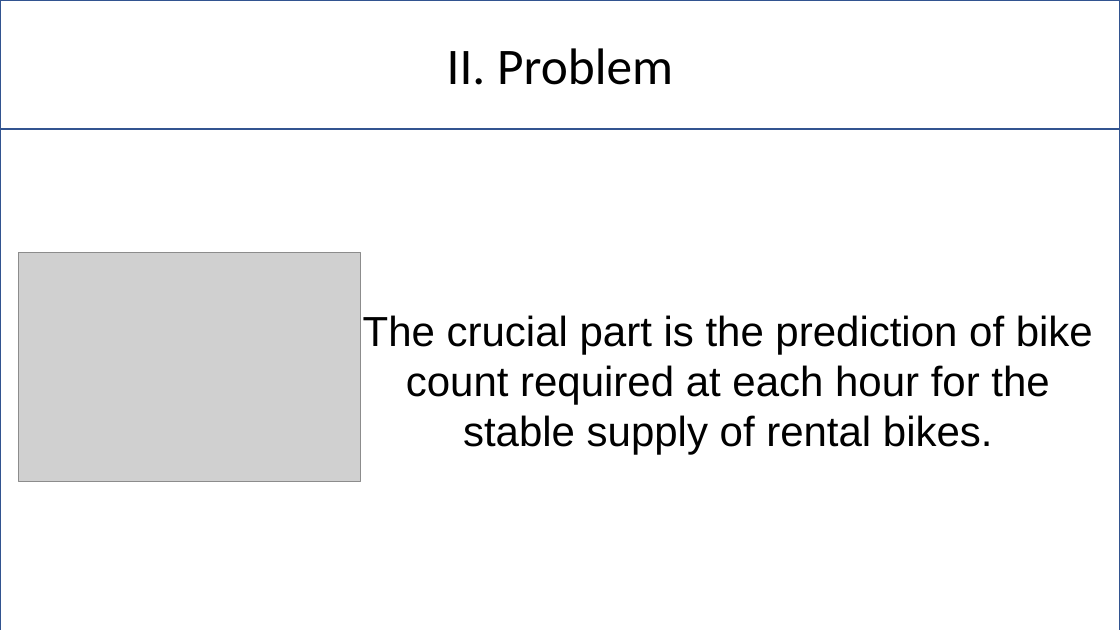
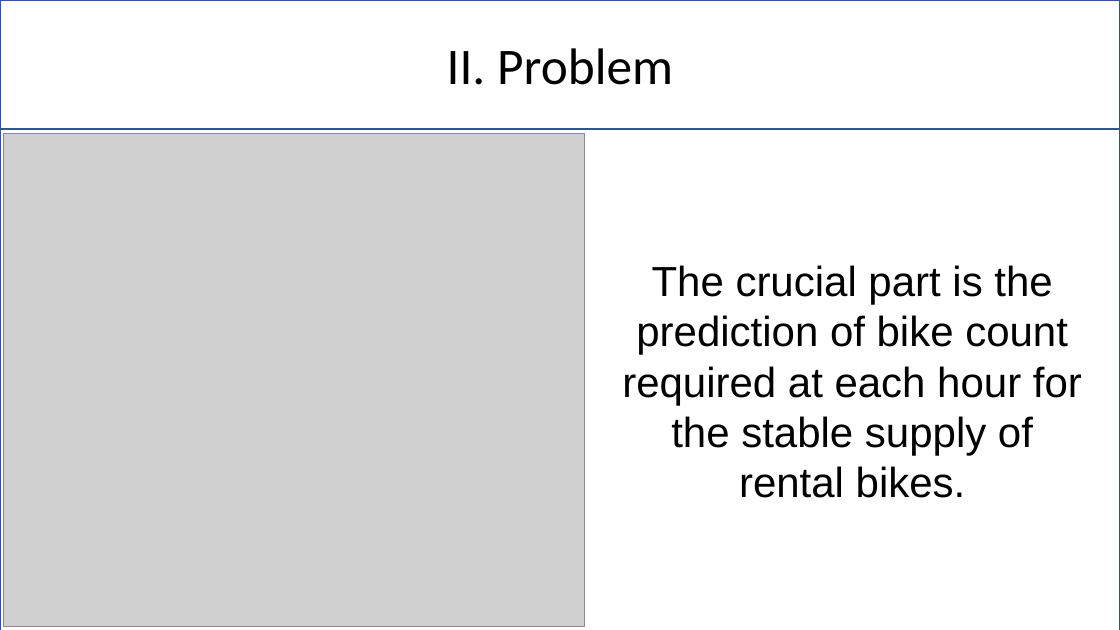
Before and after one commit to Pierre-Portfolio/Seoul-Bike-Sharing, a slide deck: slide 4 of livrable/rapport/SeoulPierreAnthony.pptx. Drawn at 1120x630 pixels with LibreOffice and Linux fonts; fonts in the diff are those of the drawing; grey boxes stand for pictures; background and template pictures are left out. Boxes give left, top, right and bottom in pixels: in the first picture for what was removed or moved away, otherwise in the second. Text is boxed around its words. In the diff, an @@ line names an element or a change of style, - is before the commit and + after.

```diff
--- a/livrable/rapport/SeoulPierreAnthony.pptx
+++ b/livrable/rapport/SeoulPierreAnthony.pptx
@@ picture added at [3, 134, 585, 626] @@
@@ picture removed at [18, 252, 360, 481] @@
@@ text added at [622, 265, 1082, 498], 36 pt, text #000000 @@
+The crucial part is the prediction of bike count required at each hour for the stable supply of rental bikes.
@@ text in rectangle at [363, 315, 1093, 455]: text removed @@
-                The crucial part is the prediction of bike count required at each hour for the stable supply of rental bikes.
```
Also in this commit, not shown: 2 other slides changed.
